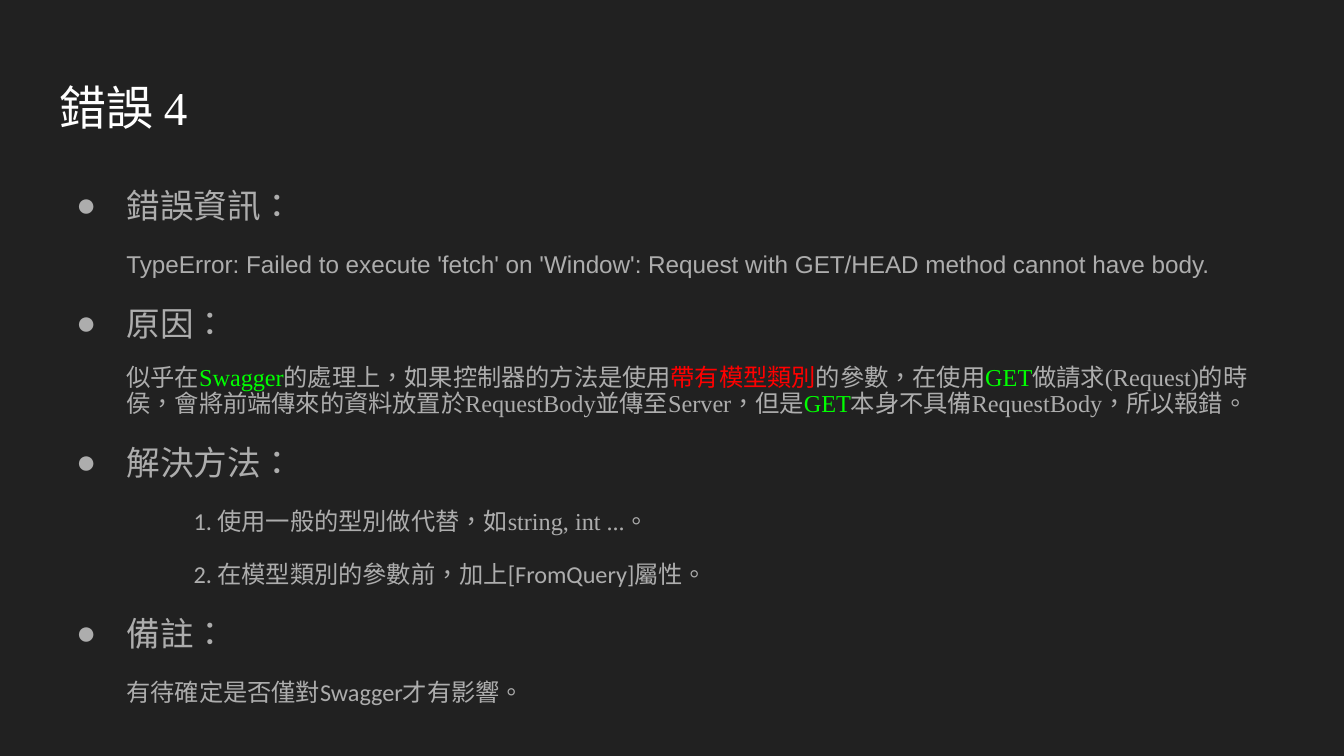
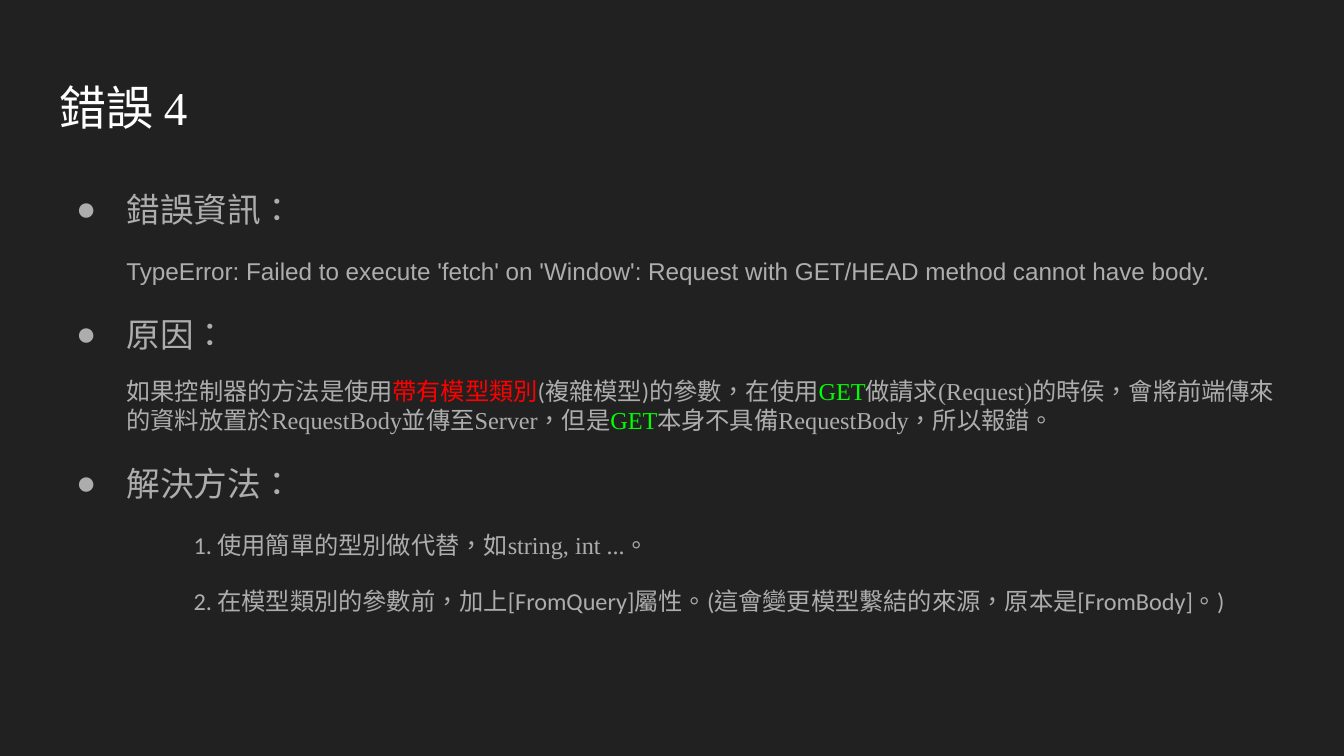
Before and after one commit to AsrielNi/ShopStore, a slide deck: slide 8 of C#_ASP.NET_常見錯誤.pptx. Drawn at 1344x756 pixels with LibreOffice and Linux fonts; fonts in the diff are those of the drawing. Boxes give left, top, right and bottom in pixels: in the first picture for what was removed or moved away, otherwise in the second. Text is boxed around its words. In the diff, an @@ line names an element or a change of style, - is before the commit and + after.

```diff
--- a/C#_ASP.NET_常見錯誤.pptx
+++ b/C#_ASP.NET_常見錯誤.pptx
@@ text at (126, 194, 1209, 499): line spacing 1.05 to 1.15 @@
@@ text at (126, 379, 1274, 434): text changed @@
-似乎在Swagger的處理上，如果控制器的方法是使用帶有模型類別的參數，在使用GET做請求(Request)的時侯，會將前端傳來的資料放置於RequestBody並傳至Server，但是GET本身不具備RequestBody，所以報錯。
+如果控制器的方法是使用帶有模型類別(複雜模型)的參數，在使用GET做請求(Request)的時侯，會將前端傳來的資料放置於RequestBody並傳至Server，但是GET本身不具備RequestBody，所以報錯。
@@ text at (194, 533, 1225, 614): text changed @@
-1. 使用一般的型別做代替，如string, int ...。
-2. 在模型類別的參數前，加上[FromQuery]屬性。
-● 備註：
-有待確定是否僅對Swagger才有影響。
+1. 使用簡單的型別做代替，如string, int ...。
+2. 在模型類別的參數前，加上[FromQuery]屬性。(這會變更模型繫結的來源，原本是[FromBody]。)
```
Also in this commit, not shown: 1 other slide changed, 2 slides added, 2 other files.
